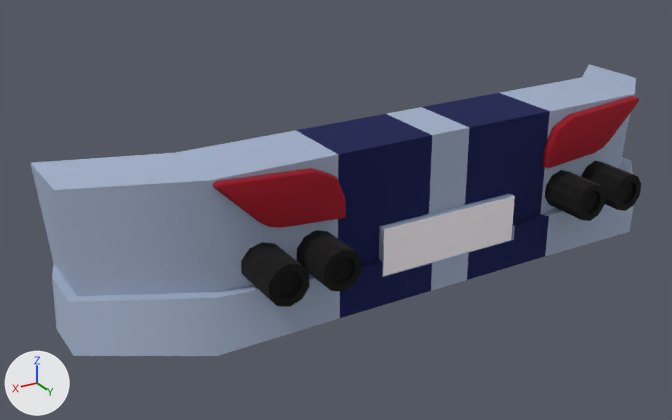
What one commit did to the FBX model Assets/Source/Models/Details/bumper2.fbx.
Rendered twice from a camera (50 mm lens) standing at (-17.19, 5.21, 1.91) and looking at (-18.76, 2.59, 0.6). Lighting does not change. The marker at lower left points along +X, +Y and +Z.

The first picture shows 'Bumper2.002'.
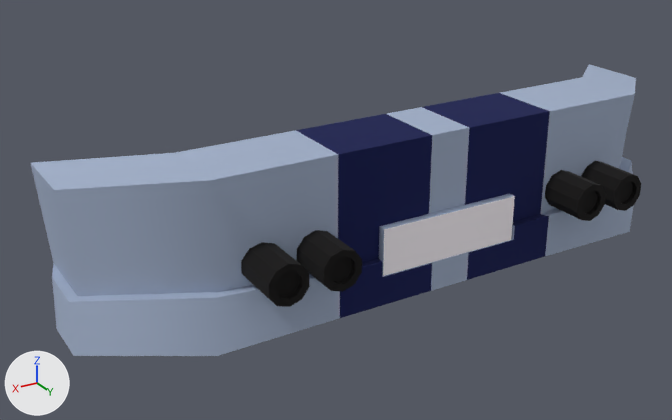
The newer file is also turned or shifted as a whole; pictures and numbers use the older file's frame.

What differs and where, as boxes [x1, y1, x2, y2] in the pictures (672 x 420 px):
part 1 of me_cube_040, deleted (red)
    before: [212, 168, 345, 228]
part 2 of me_cube_040, deleted (red)
    before: [542, 96, 639, 168]

The change, as a list of edits to the scene's bpy script:
```text
Change me_cube_040:
    where me_cube_040.from_pydata(...)  # 561 vertices, 508 faces; spans x -1.23..1.23, y -0.43..0.32, z -0.31..0.29
    used by ob_bumper2_002; location = (-19.0, 2.761, 0.662)
    me_cube_040 part 1: the loose piece of 150 vertices spanning x 0.42..0.85, y 0.15..0.19, z 0.08..0.28 is deleted
    me_cube_040 part 2: the loose piece of 150 vertices spanning x -0.85..-0.42, y 0.15..0.19, z 0.08..0.28 is deleted
    remove me_cube_040.materials.append(mat_rear_lights)  # red #9a0620
```
